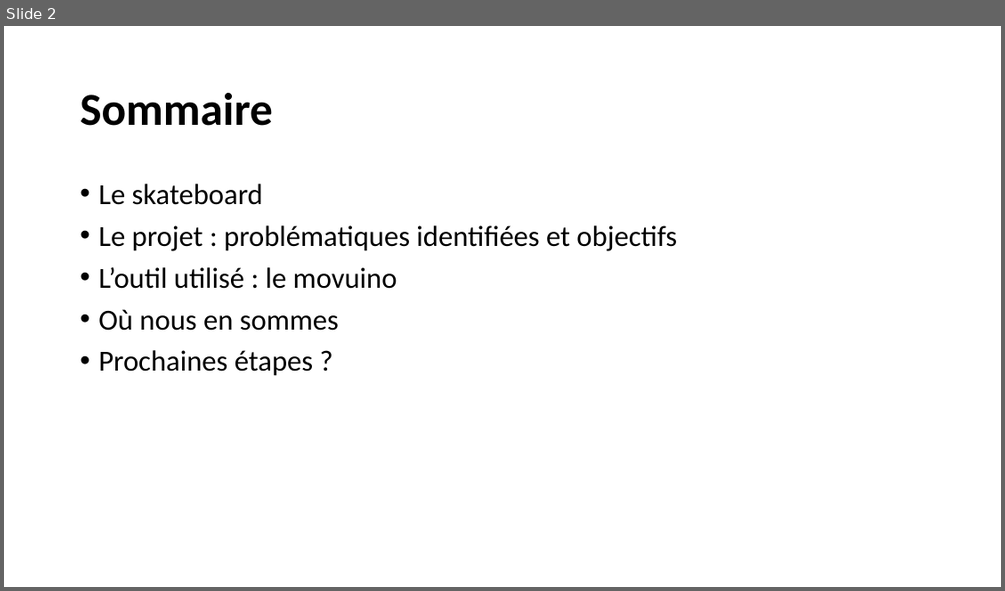
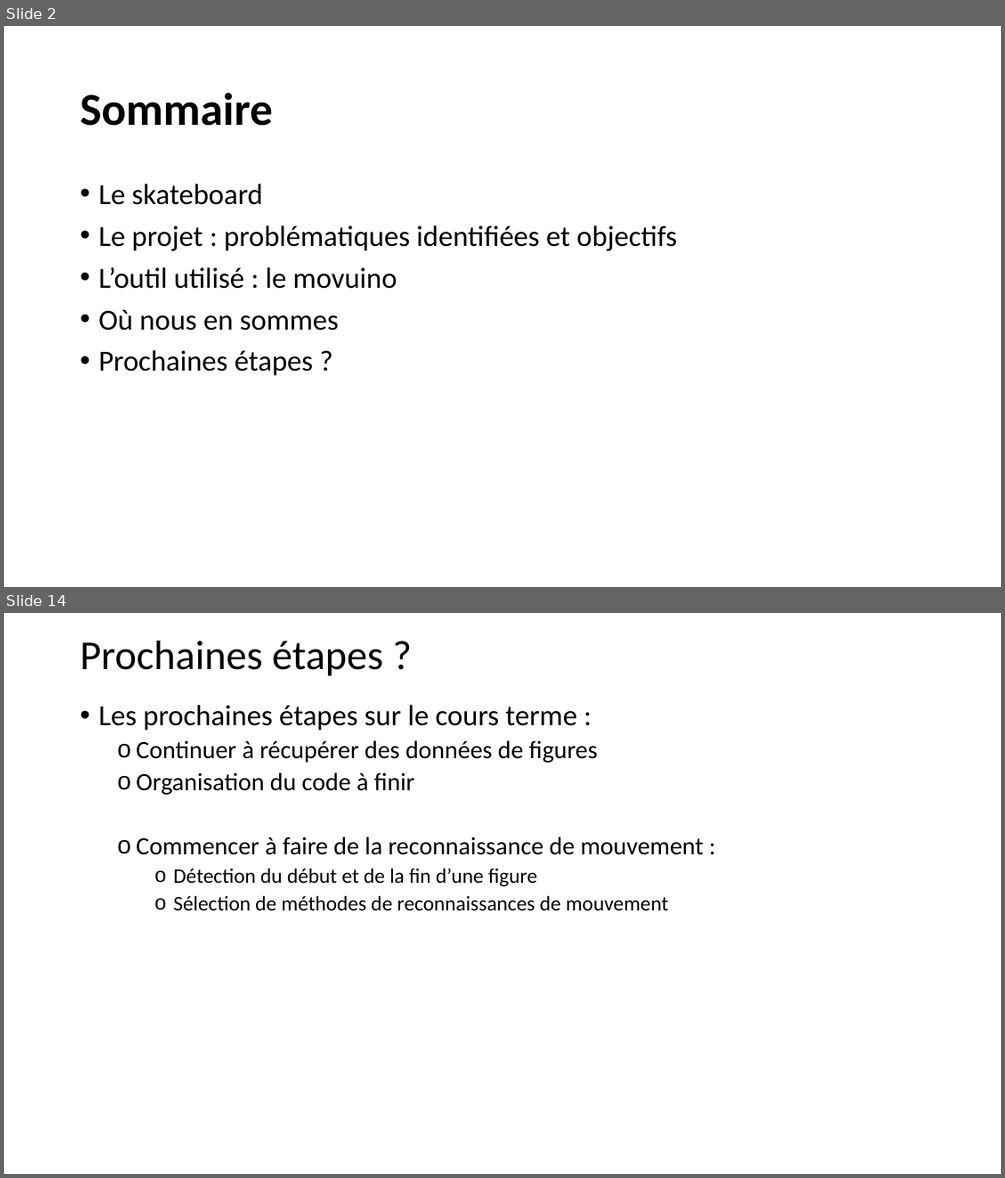
Before and after one commit to libcraps/SkateboardXXX3000, a slide deck: 00 - Documentation/presentation_eric/presentation_lancement_projet.pptx. Shown one above the other, each under a label of ours: slide 2 before the commit, slides 2 and 14 after it; the slides between them are not shown. The pictures are 1005x591 and 1005x1178 pixels, drawn with LibreOffice and Linux fonts; fonts in the diff are those of the drawing. Boxes give left, top, right and bottom in pixels: in the first picture for what was removed or moved away, otherwise in the second. Text is boxed around its words. In the diff, an @@ line names an element or a change of style, - is before the commit and + after.

```diff
--- a/00 - Documentation/presentation_eric/presentation_lancement_projet.pptx
+++ b/00 - Documentation/presentation_eric/presentation_lancement_projet.pptx
@@ slide 14 added at (4, 613, 1001, 1174), background #FFFFFF @@
@@ title added at (80, 641, 383, 676), 39.6 pt, text #000000 @@
+Prochaines étapes ?
@@ text added at (98, 705, 704, 910), 24 pt, text #000000 @@
+• Les prochaines étapes sur le cours terme :
+  o Continuer à récupérer des données de figures
+  o Organisation du code à finir
+  o Commencer à faire de la reconnaissance de mouvement :
+    o Détection du début et de la fin d’une figure
+    o Sélection de méthodes de reconnaissances de mouvement
```
Also in this commit, not shown: 5 slides changed, 6 other slides added, 3 slides removed, 1 other file.
